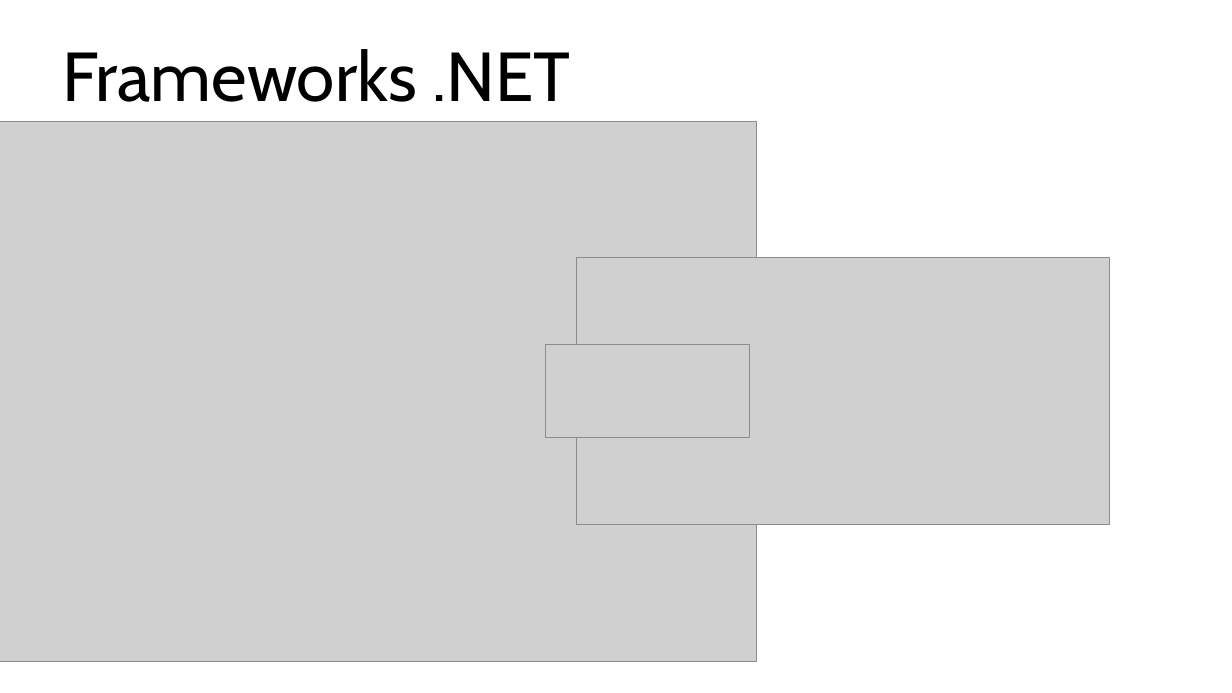
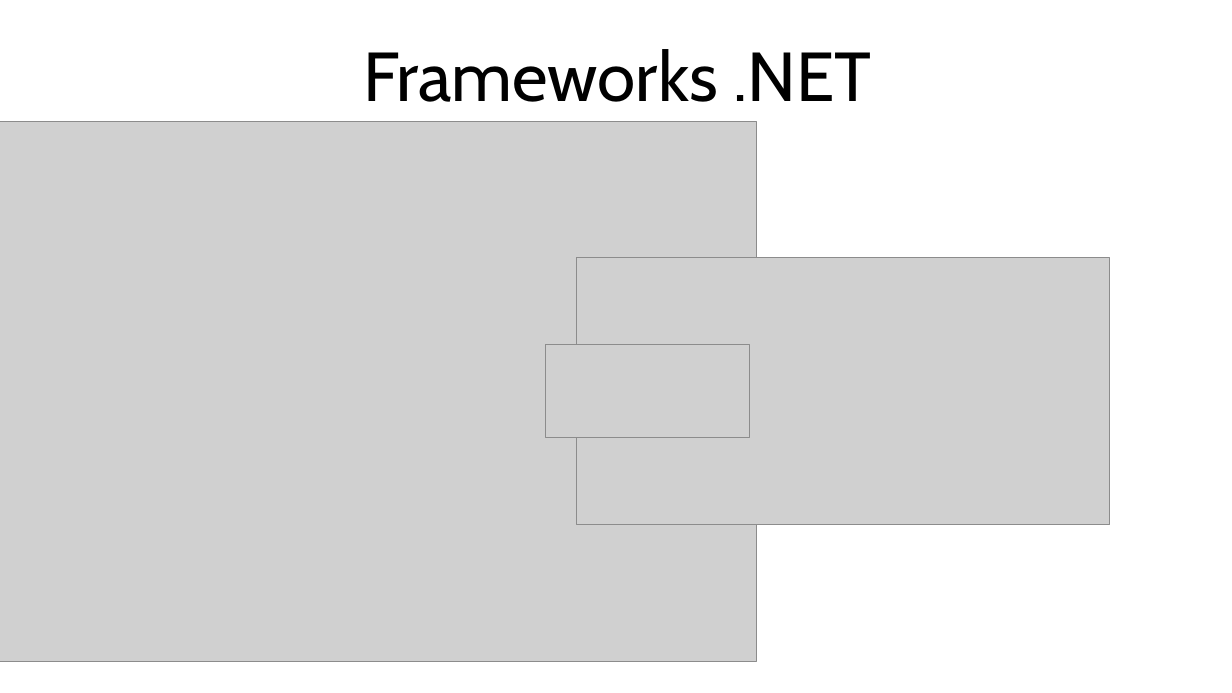
Before and after one commit to isaacnborges/csharp9, a slide deck: slide 2 of apresentacao/CSharp9_NET5.pptx. Drawn at 1232x693 pixels with LibreOffice and Linux fonts; fonts in the diff are those of the drawing; grey boxes stand for pictures. Boxes give left, top, right and bottom in pixels: in the first picture for what was removed or moved away, otherwise in the second. Text is boxed around its words. In the diff, an @@ line names an element or a change of style, - is before the commit and + after.

```diff
--- a/apresentacao/CSharp9_NET5.pptx
+++ b/apresentacao/CSharp9_NET5.pptx
@@ title "Frameworks .NET": place and size @@
-title "Frameworks .NET" at <box>63,49,571,102</box>
+title "Frameworks .NET" at <box>363,49,871,102</box>
```
Also in this commit, not shown: 2 slides added, 2 slides removed, 3 other files.
